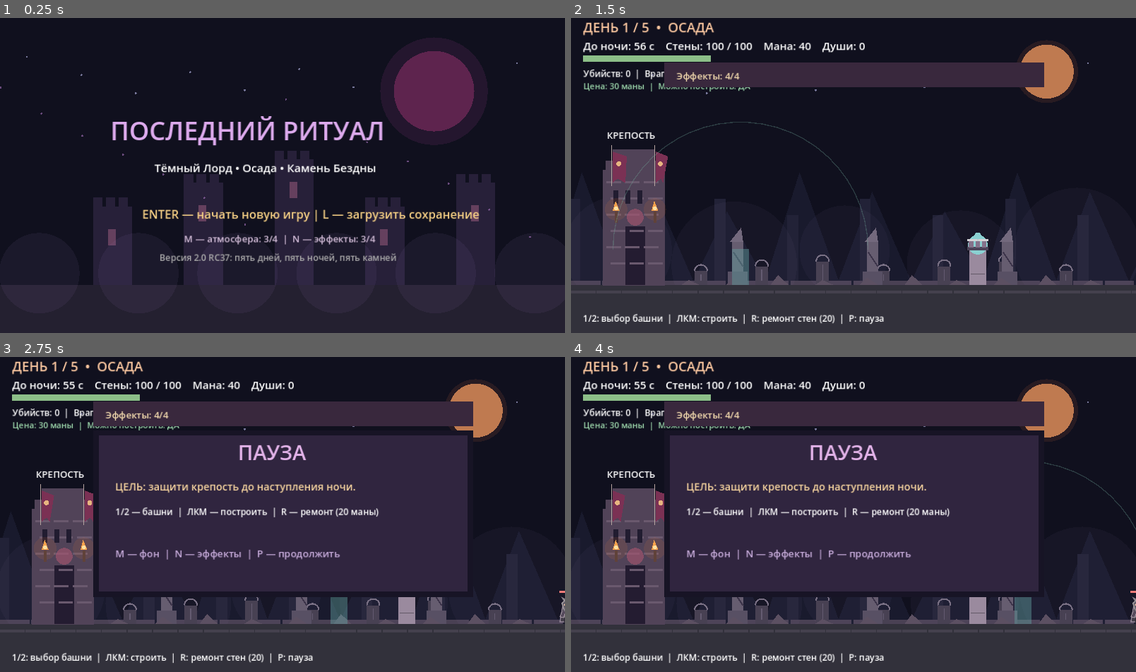
Above: before the commit, frames 1-4 (two rows, left to right).
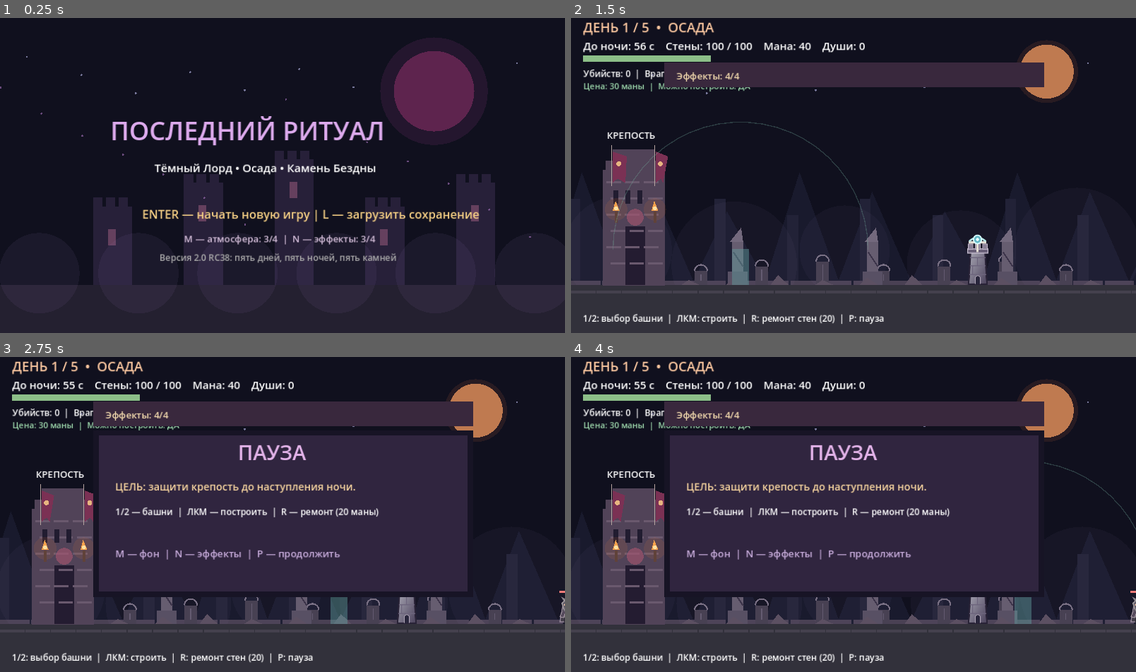
Above: after the commit, the same moments.

Repository: DoctorStrangeSH/Last-Ritual
Game: Godot game, scene res://scenes/main.tscn
The game is run twice, just before and just after one commit, with the same random seed, the same clock (stepped at 60 frames per second) and the same inputs.
Inputs (mouse positions are in pixels of both pictures, inside the frame that each line leads up to):
- Up to frame 1 (0.25 s): no input
- Up to frame 2 (1.5 s): tap Enter (ui_accept) at 0.5, 0.77 s; move the mouse to (977, 159) at 0.52 s; hold Right (ui_right) 0.53-1.28 s; tap M at 0.6 s; click (977, 159) at 0.67 s; move the mouse to (740, 191) at 1.27 s; hold Left (ui_left) from 1.28 s (still down); tap N at 1.35 s
- Up to frame 3 (2.75 s): tap Enter (ui_accept) at 1.52, 2 s; move the mouse to (339, 442) at 2.02 s; release Left (ui_left) at 2.03 s; hold Right (ui_right) from 2.03 s (still down); tap P at 2.1 s
- Up to frame 4 (4 s): tap Enter (ui_accept) at 2.75, 3.02, 3.5, 3.77 s; move the mouse to (825, 577) at 2.77 s; release Right (ui_right) at 2.78 s; hold W 2.78-3.53 s; tap L at 2.85 s; click (825, 577) at 2.92 s; move the mouse to (1023, 561) at 3.52 s; hold Left (ui_left) from 3.53 s (still down); tap Keypad Enter at 3.6 s

The runs differ from the first frame. In frame 1, less than 0.1% of the frame differs, in the area x 39-41%, y 74-78%; in frame 2, 0.4%, in the area x 70-74%, y 68-85%; in frame 3, 0.2%; in frame 4, 0.2%.

Commit message:
art: replace procedural defence tower silhouettes with SVG artwork

Diff:
--- a/scripts/main.gd
+++ b/scripts/main.gd
@@ -1,5 +1,5 @@
 extends Node2D
-## Last Ritual v2.0-rc37: all five night backgrounds, Godot 4.2+
+## Last Ritual v2.0-rc38: gothic tower sprites, Godot 4.2+
 const W := 1152.0
 const H := 648.0
 const FLOOR := 550.0
@@ -895,7 +895,7 @@
         label("Тёмный Лорд • Осада • Камень Бездны", 315, 320, 23)
         label("ENTER — начать новую игру | L — загрузить сохранение", 290, 415, 24, Color("f5cf84"))
         label("M — атмосфера: %d/4  |  N — эффекты: %d/4" % [music_volume, effects_volume], 375, 463, 19, Color("d5bfda"))
-        label("Версия 2.0 RC37: пять дней, пять ночей, пять камней", 325, 501, 18, Color("aaaaaa"))
+        label("Версия 2.0 RC38: пять дней, пять ночей, пять камней", 325, 501, 18, Color("aaaaaa"))
         return
     if phase == "win" or phase == "lose":
         if phase == "win":
@@ -1004,21 +1004,8 @@
                 draw_circle(Vector2(fx, 394), 4.0, Color("ffe0a0"))
             for tower in towers:
                 var tx: float = tower["x"]
-                box(Rect2(tx - 17, FLOOR - 74, 34, 74), Color("9a8a9e") if tower["type"] == "bone" else Color("a65542"))
-                draw_circle(Vector2(tx, FLOOR - 82), 20, Color("8a8190") if float(tower.get("disabled", 0.0)) > 0.0 else (Color("8ad0d1") if tower["type"] == "bone" else Color("ff965d")))
-                # Stone seams and a distinct weapon silhouette for each tower.
-                for seam in range(3):
-                    draw_line(Vector2(tx - 14.0, FLOOR - 22.0 - float(seam) * 17.0), Vector2(tx + 14.0, FLOOR - 22.0 - float(seam) * 17.0), Color("635968"), 1.0)
-                if tower["type"] == "bone":
-                    draw_line(Vector2(tx - 22.0, FLOOR - 91.0), Vector2(tx + 22.0, FLOOR - 91.0), Color("d3d2d6"), 4.0)
-                    draw_line(Vector2(tx, FLOOR - 105.0), Vector2(tx, FLOOR - 80.0), Color("bdced3"), 4.0)
-                    draw_circle(Vector2(tx, FLOOR - 100.0), 7.0, Color("8ad0d1"))
-                else:
-                    draw_colored_polygon(PackedVector2Array([Vector2(tx - 19, FLOOR - 86), Vector2(tx + 19, FLOOR - 86), Vector2(tx, FLOOR - 113)]), Color("6a2a2f"))
-                    draw_circle(Vector2(tx, FLOOR - 101.0), 8.0 + sin(atmosphere_clock * 8.0) * 2.0, Color("ffae63"))
-                box(Rect2(tx - 21.0, FLOOR - 77.0, 42, 7), Color("4c4459"))
-                for crenel in range(3):
-                    box(Rect2(tx - 18.0 + float(crenel) * 13.0, FLOOR - 89.0, 9, 13), Color("85728b") if tower["type"] == "bone" else Color("904739"))
+                var tower_art: Texture2D = preload("res://assets/towers/bone_tower.svg") if tower["type"] == "bone" else preload("res://assets/towers/infernal_ballista.svg")
+                draw_texture_rect(tower_art, Rect2(tx - 30.0, FLOOR - 106.0, 60.0, 106.0), false)
                 if float(tower.get("disabled", 0.0)) > 0.0:
                     draw_line(Vector2(tx - 12, FLOOR - 96), Vector2(tx + 12, FLOOR - 72), Color("e1bac3"), 3.0)
             for e in enemies:
